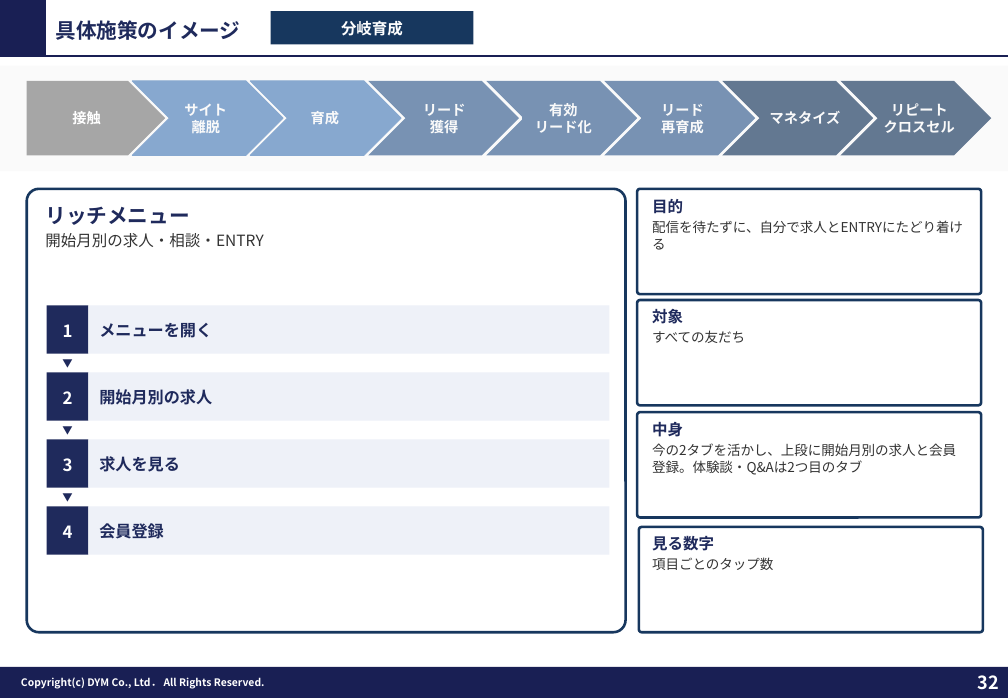
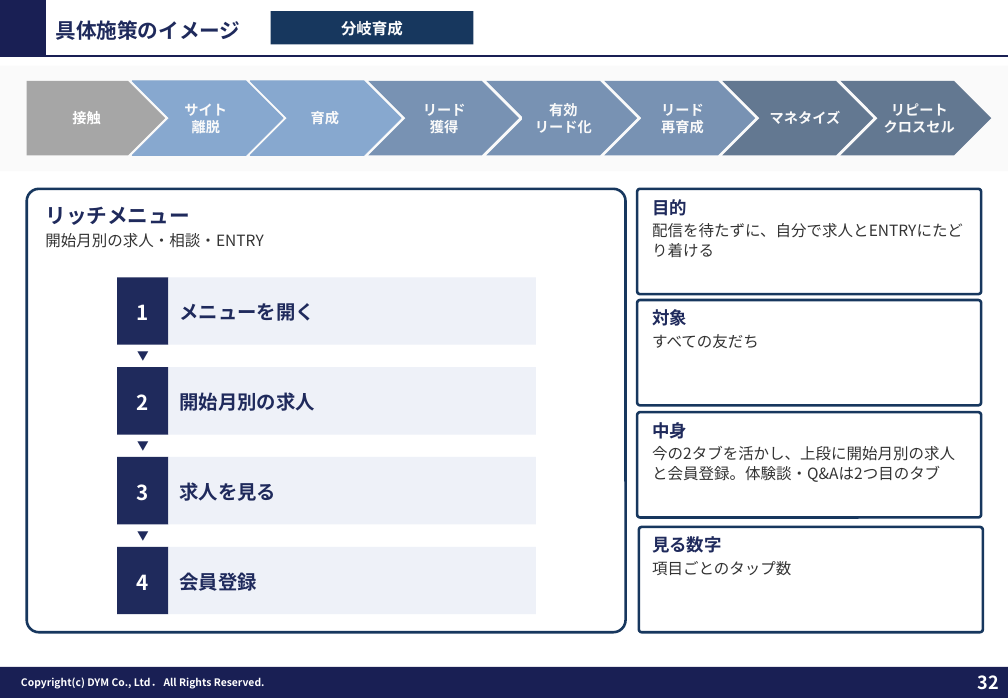
Before and after one commit to tonomura-r-dev/folder, a slide deck: slide 32 of 202610_株式会社ワクトリ御中_LINE公式アカウント運用のご提案_v3.pptx. Drawn at 1008x698 pixels with LibreOffice and Linux fonts; fonts in the diff are those of the drawing; background and template pictures are left out. Boxes give left, top, right and bottom in pixels: in the first picture for what was removed or moved away, otherwise in the second. Text is boxed around its words. In the diff, an @@ line names an element or a change of style, - is before the commit and + after.

```diff
--- a/202610_株式会社ワクトリ御中_LINE公式アカウント運用のご提案_v3.pptx
+++ b/202610_株式会社ワクトリ御中_LINE公式アカウント運用のご提案_v3.pptx
@@ text "目的" at [652,199,963,238]: size 12 to 13.5 pt in "目的"; size 10.5 to 12 pt @@
@@ rectangle "1": place and size @@
-rectangle "1" at [47,305,88,354]
+rectangle "1" at [117,277,168,344]
@@ rectangle "メニューを開く": place and size @@
-rectangle "メニューを開く" at [88,305,610,354]
+rectangle "メニューを開く" at [168,277,536,344]
@@ text "対象" at [652,309,759,348]: size 12 to 13.5 pt in "対象"; size 10.5 to 12 pt in "すべての友だち" @@
@@ text "▼": place and size @@
-text "▼" at [47,352,88,374]
+text "▼" at [117,343,168,368]
@@ rectangle "2": place and size @@
-rectangle "2" at [47,372,88,421]
+rectangle "2" at [117,367,168,434]
@@ rectangle "開始月別の求人": place and size @@
-rectangle "開始月別の求人" at [88,372,610,421]
+rectangle "開始月別の求人" at [168,367,536,434]
@@ text "中身" at [652,422,955,482]: size 12 to 13.5 pt in "中身"; size 10.5 to 12 pt @@
@@ text "▼": place and size @@
-text "▼" at [47,419,88,441]
+text "▼" at [117,434,168,458]
@@ rectangle "3": place and size @@
-rectangle "3" at [47,439,88,488]
+rectangle "3" at [117,457,168,524]
@@ rectangle "求人を見る": place and size @@
-rectangle "求人を見る" at [88,439,610,488]
+rectangle "求人を見る" at [168,457,536,524]
@@ size 8 to 9 pt in 3 elements at [117,343,168,368], [117,434,168,458], [117,523,168,547] @@
@@ text "▼": place and size @@
-text "▼" at [47,486,88,508]
+text "▼" at [117,523,168,547]
@@ text "見る数字" at [652,536,791,575]: size 12 to 13.5 pt in "見る数字"; size 10.5 to 12 pt in "項目ごとのタップ数" @@
@@ size 13 to 16 pt in 4 elements at [117,367,168,434], [117,277,168,344], [117,457,168,524], [117,547,168,614] @@
@@ rectangle "4": place and size @@
-rectangle "4" at [47,506,88,555]
+rectangle "4" at [117,547,168,614]
@@ size 12.5 to 15 pt in 4 elements at [168,367,536,434], [168,277,536,344], [168,457,536,524], [168,547,536,614] @@
@@ rectangle "会員登録": place and size @@
-rectangle "会員登録" at [88,506,610,555]
+rectangle "会員登録" at [168,547,536,614]
```
Also in this commit, not shown: 7 other slides changed, 9 other files.
